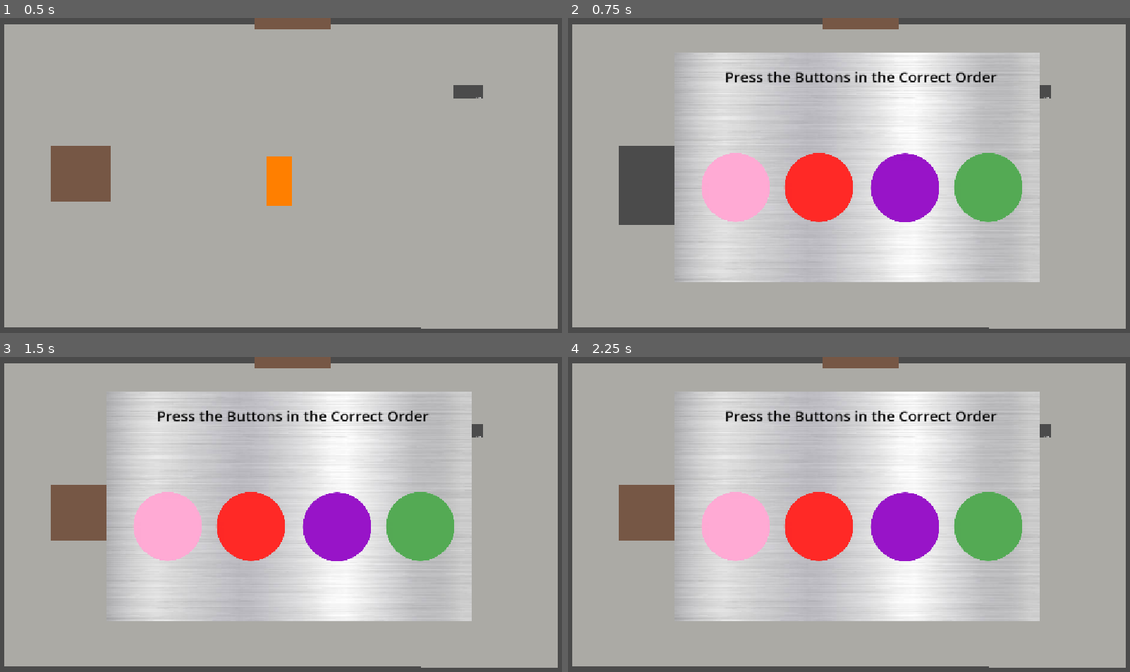
Above: before the commit, frames 1-4 (two rows, left to right).
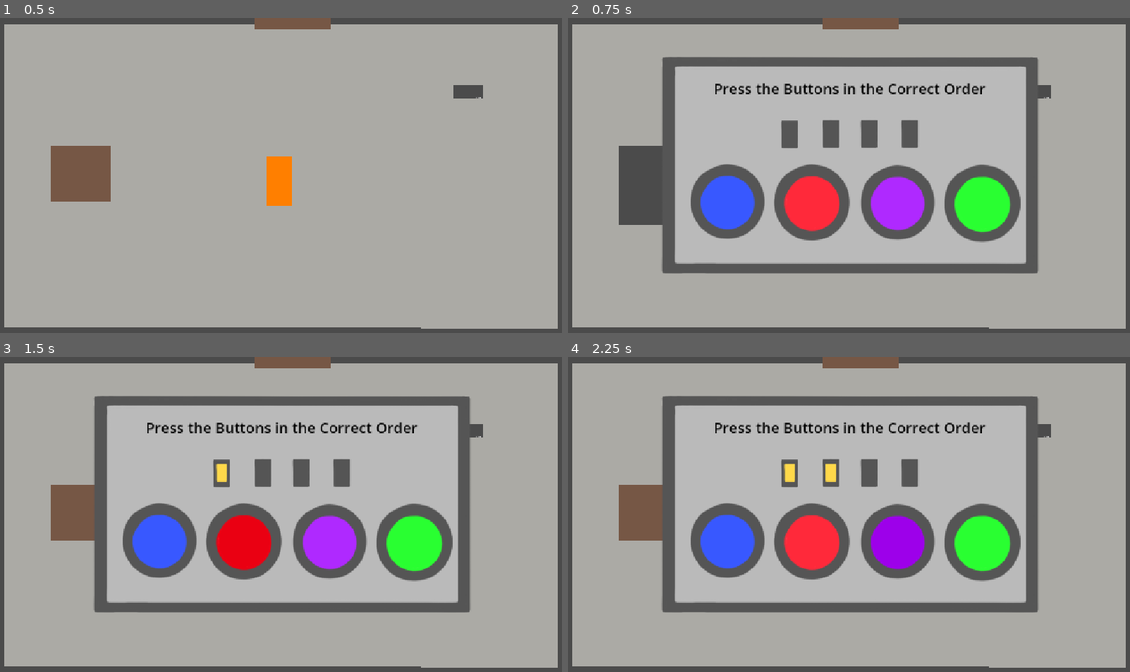
Above: after the commit, the same moments.

Repository: sahananarahari/escape-game
Game: Godot game, scene res://scenes/room_1.tscn
Same seed, same stepped clock (60 frames per second), same inputs: the game is played once before the commit and once after it.
Inputs (mouse positions are in pixels of both pictures, inside the frame that each line leads up to; where the layout moved, square brackets give the same spot in the first picture):
- Up to frame 1 (0.5 s): no input
- Up to frame 2 (0.75 s): click (646, 172) at 0.5 s
- Up to frame 3 (1.5 s): click (241, 542) [252, 527] at 1.25 s
- Up to frame 4 (2.25 s): click (899, 539) [905, 527] at 2 s

Frame 1 is identical in both runs. In frame 2, 33% of the frame differs, in the area x 16-84%, y 10-84%; in frame 3, 35%; in frame 4, 34%.

Commit message:
added updated sprites and way to tell how many buttons have been pressed so far, and updated player movement so they don't move while doing puzzle

Diff:
--- a/scenes/room_1.tscn
+++ b/scenes/room_1.tscn
@@ -7,9 +7,21 @@
 [ext_resource type="Texture2D" uid="uid://c4owws1kmdo51" path="res://assets/brown_square_door.jpg" id="5_irjyx"]
 [ext_resource type="Script" uid="uid://d2l0yrdjj3w8h" path="res://scripts/puzzle_1_transport.gd" id="6_0akh5"]
 [ext_resource type="Script" uid="uid://b01jupn0h32df" path="res://scripts/puzzle_manager_puzzle1.gd" id="7_wy464"]
-[ext_resource type="Texture2D" uid="uid://dlch4x8t0he5f" path="res://assets/puzzlebg.jpg" id="8_4wlnl"]
-[ext_resource type="Texture2D" uid="uid://bmnqp70sphlav" path="res://assets/pinkbutton.png" id="9_k86bo"]
+[ext_resource type="Texture2D" uid="uid://bet11iy7fp2r4" path="res://assets/puzzlepanel.png" id="8_fa2c2"]
+[ext_resource type="Texture2D" uid="uid://swurcts0vg" path="res://assets/red_normal.PNG" id="9_1afn8"]
+[ext_resource type="Texture2D" uid="uid://cjbb8wi0dturo" path="res://assets/buttonpresssprite.png" id="9_hvue4"]
 [ext_resource type="Script" uid="uid://dp0y6o2k4ainu" path="res://scripts/puzzle_1_clue.gd" id="10_4wlnl"]
+[ext_resource type="Texture2D" uid="uid://dq2n6lrk1ywq6" path="res://assets/blue_normal.PNG" id="10_4xhvh"]
+[ext_resource type="Texture2D" uid="uid://cvugyc74yhgq" path="res://assets/red_pressed.PNG" id="10_y5mqv"]
+[ext_resource type="Texture2D" uid="uid://cgssbnsnp1vgn" path="res://assets/red_hover.png" id="11_1afn8"]
+[ext_resource type="Texture2D" uid="uid://bhq6ib01num5a" path="res://assets/blue_pressed.PNG" id="12_4xhvh"]
+[ext_resource type="Texture2D" uid="uid://kbfby7xdkvle" path="res://assets/blue_hover.PNG" id="12_gu0is"]
+[ext_resource type="Texture2D" uid="uid://i6rf4c6ky7nv" path="res://assets/purple_normal.PNG" id="12_ncuik"]
+[ext_resource type="Texture2D" uid="uid://bk8pnluh0bscs" path="res://assets/purple_pressed.PNG" id="13_lwgnx"]
+[ext_resource type="Texture2D" uid="uid://cqk4ergo0v53o" path="res://assets/purple_hover.PNG" id="14_4oupy"]
+[ext_resource type="Texture2D" uid="uid://djddrm5vtb1a4" path="res://assets/green_normal.PNG" id="15_4oupy"]
+[ext_resource type="Texture2D" uid="uid://b5o6u7duc057r" path="res://assets/green_pressed.PNG" id="16_fa2c2"]
+[ext_resource type="Texture2D" uid="uid://ddsgg3f2t0mk4" path="res://assets/green_hover.PNG" id="17_hvue4"]
 
 [sub_resource type="RectangleShape2D" id="RectangleShape2D_vu5en"]
 size = Vector2(57, 104)
@@ -174,14 +186,38 @@
 
 [node name="puzzleManagerPuzzle1" type="Node2D" parent="puzzle1transport" unique_id=1754611745]
 visible = false
-position = Vector2(596, 307)
+position = Vector2(573, 331)
 script = ExtResource("7_wy464")
 
 [node name="Sprite2D" type="Sprite2D" parent="puzzle1transport/puzzleManagerPuzzle1" unique_id=183010308]
 z_index = 5
-position = Vector2(-1, -3)
-scale = Vector2(1.2189542, 1.2199123)
-texture = ExtResource("8_4wlnl")
+position = Vector2(-16.000008, -18.000015)
+scale = Vector2(1.1085005, 1.0766228)
+texture = ExtResource("8_fa2c2")
+
+[node name="button1Press" type="Sprite2D" parent="puzzle1transport/puzzleManagerPuzzle1" unique_id=693751416]
+visible = false
+z_index = 5
+position = Vector2(-26, -24)
+texture = ExtResource("9_hvue4")
+
+[node name="button2Press" type="Sprite2D" parent="puzzle1transport/puzzleManagerPuzzle1" unique_id=31472445]
+visible = false
+z_index = 5
+position = Vector2(58, -24)
+texture = ExtResource("9_hvue4")
+
+[node name="button3Press" type="Sprite2D" parent="puzzle1transport/puzzleManagerPuzzle1" unique_id=1109623966]
+visible = false
+z_index = 5
+position = Vector2(136, -24)
+texture = ExtResource("9_hvue4")
+
+[node name="button4Press" type="Sprite2D" parent="puzzle1transport/puzzleManagerPuzzle1" unique_id=941674645]
+visible = false
+z_index = 5
+position = Vector2(219, -24)
+texture = ExtResource("9_hvue4")
 
 [node name="Label" type="Label" parent="puzzle1transport/puzzleManagerPuzzle1" unique_id=1140902276]
 z_index = 5
@@ -194,53 +230,56 @@
 text = "Press the Buttons in the Correct Order"
 
 [node name="button2" type="TextureButton" parent="puzzle1transport/puzzleManagerPuzzle1" unique_id=1948308578]
-modulate = Color(0.99999946, 0.2392397, 0.18098736, 1)
 z_index = 5
 offset_left = -150.0
 offset_top = -33.999992
-offset_right = 344.0
-offset_bottom = 471.0
-scale = Vector2(0.28606406, 0.28606406)
-texture_normal = ExtResource("9_k86bo")
+offset_right = 1898.0
+offset_bottom = 2014.0
+scale = Vector2(0.07710844, 0.07710844)
+texture_normal = ExtResource("9_1afn8")
+texture_pressed = ExtResource("10_y5mqv")
+texture_hover = ExtResource("11_1afn8")
 
 [node name="button3" type="TextureButton" parent="puzzle1transport/puzzleManagerPuzzle1" unique_id=590607809]
-modulate = Color(0.59607846, 0.11764706, 0.9411765, 1)
 z_index = 5
 offset_left = 25.999985
 offset_top = -32.999992
 offset_right = 520.0
 offset_bottom = 472.0
-scale = Vector2(0.28606406, 0.28606406)
-texture_normal = ExtResource("9_k86bo")
+scale = Vector2(0.07575672, 0.07575672)
+texture_normal = ExtResource("12_ncuik")
+texture_pressed = ExtResource("13_lwgnx")
+texture_hover = ExtResource("14_4oupy")
 
 [node name="button4" type="TextureButton" parent="puzzle1transport/puzzleManagerPuzzle1" unique_id=1225971717]
-modulate = Color(0.32941177, 1, 0.39607844, 1)
 z_index = 5
 offset_left = 195.99997
 offset_top = -33.999992
 offset_right = 690.0
 offset_bottom = 471.0
-scale = Vector2(0.28606406, 0.28606406)
-texture_normal = ExtResource("9_k86bo")
+scale = Vector2(0.07848111, 0.07848111)
+texture_normal = ExtResource("15_4oupy")
+texture_pressed = ExtResource("16_fa2c2")
+texture_hover = ExtResource("17_hvue4")
 
 [node name="button1" type="TextureButton" parent="puzzle1transport/puzzleManagerPuzzle1" unique_id=387491294]
 z_index = 5
 offset_left = -320.0
 offset_top = -33.999992
-offset_right = 174.0
-offset_bottom = 471.0
-scale = Vector2(0.28606406, 0.28606406)
-texture_normal = ExtResource("9_k86bo")
-texture_pressed = ExtResource("4_xhekj")
-texture_hover = ExtResource("5_irjyx")
+offset_right = 1728.0
+offset_bottom = 2014.0
+scale = Vector2(0.0752732, 0.0752732)
+texture_normal = ExtResource("10_4xhvh")
+texture_pressed = ExtResource("12_4xhvh")
+texture_hover = ExtResource("12_gu0is")
 
 [node name="tryagain" type="Label" parent="puzzle1transport/puzzleManagerPuzzle1" unique_id=1243335226]
 visible = false
 z_index = 5
-offset_left = -117.0
-offset_top = 145.0
-offset_right = 112.0
-offset_bottom = 181.0
+offset_left = -122.0
+offset_top = 123.0
+offset_right = 107.0
+offset_bottom = 159.0
 theme_override_colors/font_color = Color(0, 0, 0, 1)
 theme_override_font_sizes/font_size = 25
 text = "Incorrect, try again"
--- a/scripts/character.gd
+++ b/scripts/character.gd
@@ -2,8 +2,12 @@
 
 @onready var character = $Sprite2D
 @export var speed = 400
+var is_frozen: bool = false
 # Called when the node enters the scene tree for the first time.
 func get_input() -> void:
+	if is_frozen:
+		return
+
 	var inputDirection = Input.get_vector("left", "right", "up", "down")
 	velocity = inputDirection * speed
 	#this wont do anything rn but when i add a real character itll be useful sooo
--- a/scripts/puzzle_1_clue.gd
+++ b/scripts/puzzle_1_clue.gd
@@ -1,5 +1,7 @@
 extends Node2D
 @onready var clue = $clue
+@onready var character = get_tree().root.get_node("room1").get_node("Character")
+@onready var puzzle = get_tree().root.get_node("room1").get_node("puzzle1transport").get_node("puzzleManagerPuzzle1")
 
 # Called when the node enters the scene tree for the first time.
 func _ready() -> void:
@@ -10,7 +12,10 @@
 func _process(delta: float) -> void:
 	if (Input.is_action_pressed("exit")):
 		clue.visible = false
+		character.is_frozen = false
 
 
 func _on_clue_button_pressed() -> void:
 	clue.visible = true # Replace with function body.
+	puzzle.visible = false
+	character.is_frozen = true
--- a/scripts/puzzle_1_transport.gd
+++ b/scripts/puzzle_1_transport.gd
@@ -1,6 +1,7 @@
 extends Node2D
 @onready var puzzle1 = $puzzleManagerPuzzle1
-
+@onready var character = get_tree().root.get_node("room1").get_node("Character")
+@onready var clue = get_tree().root.get_node("room1").get_node("puzzle1clue").get_node("clue")
 
 # Called when the node enters the scene tree for the first time.
 func _ready() -> void:
@@ -15,6 +16,8 @@
 func _on_texture_button_pressed() -> void:
 	#get_tree().change_scene_to_file("res://scenes/puzzle_1.tscn")
 	puzzle1.visible = true
+	clue.visible = false
+	character.is_frozen = true
 
 
 
--- a/scripts/puzzle_manager_puzzle1.gd
+++ b/scripts/puzzle_manager_puzzle1.gd
@@ -1,7 +1,13 @@
 extends Node2D
 
 @onready var door = get_tree().root.get_node("room1").get_node("door")
+@onready var character = get_tree().root.get_node("room1").get_node("Character")
 @onready var tryagain = $tryagain
+@onready var light1 = $button1Press
+@onready var light2 = $button2Press
+@onready var light3 = $button3Press
+@onready var light4 = $button4Press
+
 const CORRECT_PUZZLE: Array[int] = [1, 3, 4, 2]
 var user_puzzle: Array[int] = []
 
@@ -15,12 +21,23 @@
 func _process(delta: float) -> void:
 	if (Input.is_action_pressed("exit")):
 		visible = false
+		character.is_frozen = false
 		user_puzzle.clear()
 
 
 func _on_button_pressed(extra_arg_0: int) -> void:
 	tryagain.visible = false
 	user_puzzle.append(extra_arg_0)
+	if (user_puzzle.size() == 1):
+		light1.visible = true
+	elif (user_puzzle.size() == 2):
+		light2.visible = true
+	elif (user_puzzle.size() == 3):
+		light3.visible = true
+	elif (user_puzzle.size() == 4):
+		light4.visible = true
+
+
 	if (user_puzzle.size() == CORRECT_PUZZLE.size()):
 		check_puzzle()
 
@@ -29,6 +46,11 @@
 		#get_tree().change_scene_to_file("res://scenes/room_1_dooropen.tscn")
 		door.queue_free()
 		visible = false
+		character.is_frozen = false
 	else:
 		user_puzzle.clear()
 		tryagain.visible = true
+		light1.visible = false
+		light2.visible = false
+		light3.visible = false
+		light4.visible = false
Binary file added: assets/blue_hover.PNG
Not shown, added: assets/blue_hover.PNG.import
Binary file added: assets/blue_normal.PNG
Not shown, added: assets/blue_normal.PNG.import
Binary file added: assets/blue_pressed.PNG
Not shown, added: assets/blue_pressed.PNG.import
Binary file added: assets/buttonpresssprite.png
Not shown, added: assets/buttonpresssprite.png.import
Binary file added: assets/green_hover.PNG
Not shown, added: assets/green_hover.PNG.import
Binary file added: assets/green_normal.PNG
Not shown, added: assets/green_normal.PNG.import
(and 16 more such lines)
